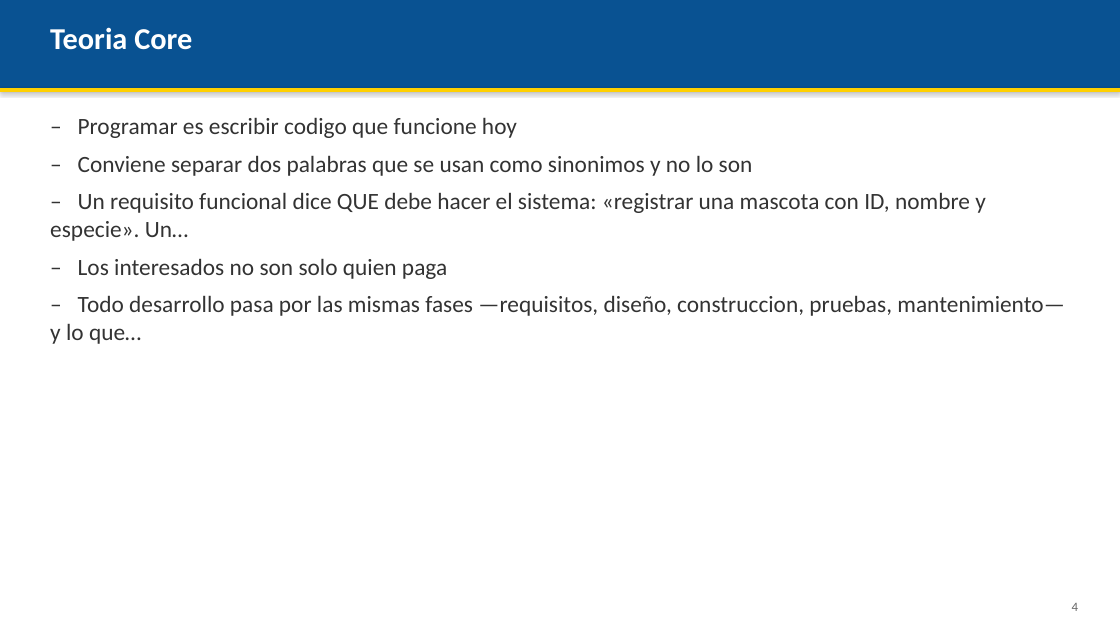
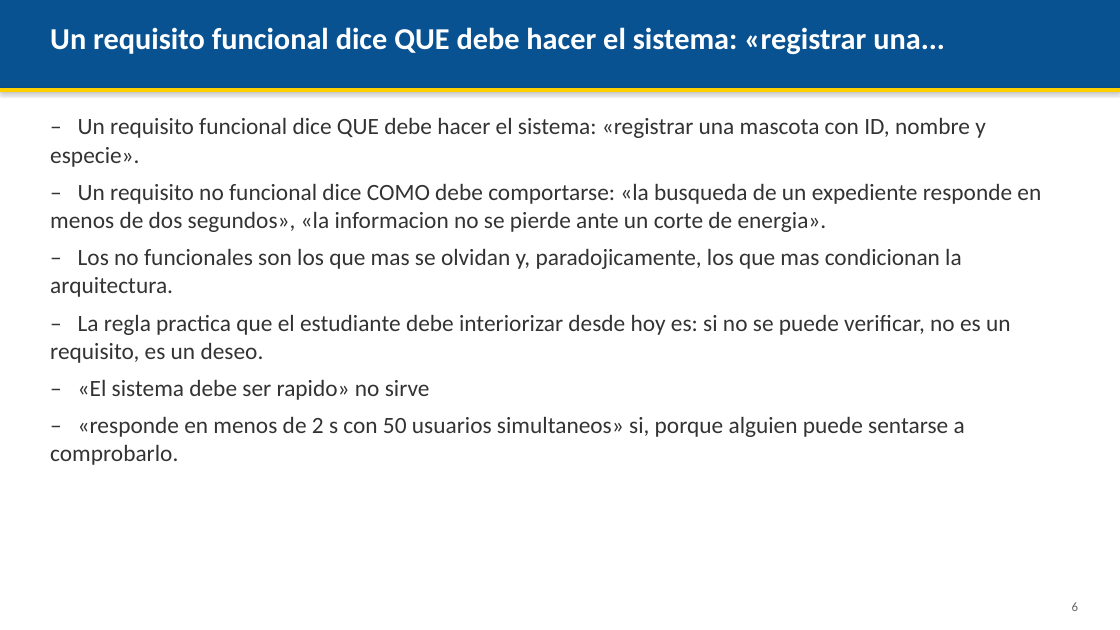
Before and after one commit to AndresDFX/UNIAJ, a slide deck: slide 6 of Seminario de Sistemas/Clases/Clase 1 - Conceptos iniciales/Presentacion.pptx (slide 4 before the commit). Drawn at 1120x630 pixels with LibreOffice and Linux fonts; fonts in the diff are those of the drawing. Boxes give left, top, right and bottom in pixels: in the first picture for what was removed or moved away, otherwise in the second. Text is boxed around its words. In the diff, an @@ line names an element or a change of style, - is before the commit and + after.

```diff
--- a/Seminario de Sistemas/Clases/Clase 1 - Conceptos iniciales/Presentacion.pptx
+++ b/Seminario de Sistemas/Clases/Clase 1 - Conceptos iniciales/Presentacion.pptx
@@ text at (x1=50, y1=27, x2=945, y2=54): text changed @@
-Teoria Core
+Un requisito funcional dice QUE debe hacer el sistema: «registrar una...
@@ text at (x1=50, y1=117, x2=1041, y2=465): text changed @@
-– Programar es escribir codigo que funcione hoy
-– Conviene separar dos palabras que se usan como sinonimos y no lo son
-– Un requisito funcional dice QUE debe hacer el sistema: «registrar una mascota con ID, nombre y especie». Un…
-– Los interesados no son solo quien paga
-– Todo desarrollo pasa por las mismas fases —requisitos, diseño, construccion, pruebas, mantenimiento— y lo que…
+– Un requisito funcional dice QUE debe hacer el sistema: «registrar una mascota con ID, nombre y especie».
+– Un requisito no funcional dice COMO debe comportarse: «la busqueda de un expediente responde en menos de dos segundos», «la informacion no se pierde ante un corte de energia».
+– Los no funcionales son los que mas se olvidan y, paradojicamente, los que mas condicionan la arquitectura.
+– La regla practica que el estudiante debe interiorizar desde hoy es: si no se puede verificar, no es un requisito, es un deseo.
+– «El sistema debe ser rapido» no sirve
+– «responde en menos de 2 s con 50 usuarios simultaneos» si, porque alguien puede sentarse a comprobarlo.
@@ text at (x1=1072, y1=602, x2=1078, y2=611): text changed @@
-4
+6
```
Also in this commit, not shown: 9 other slides changed, 24 slides added, 2 other files.
